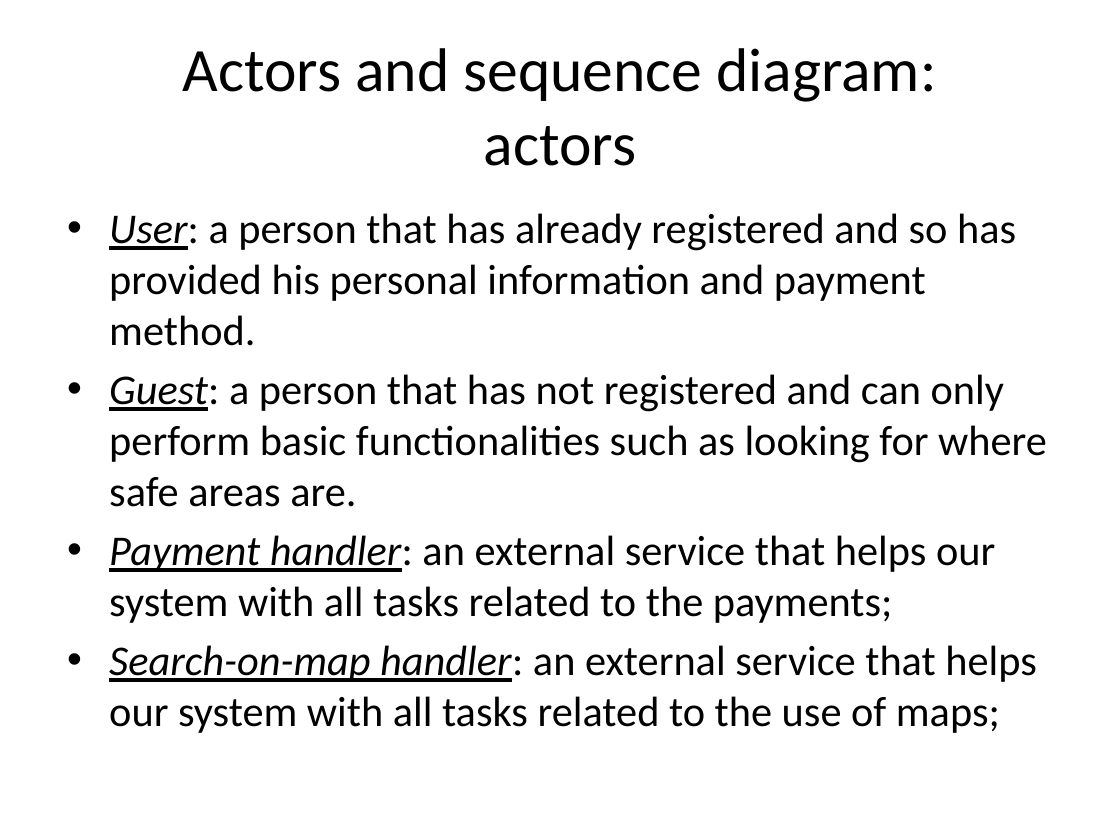
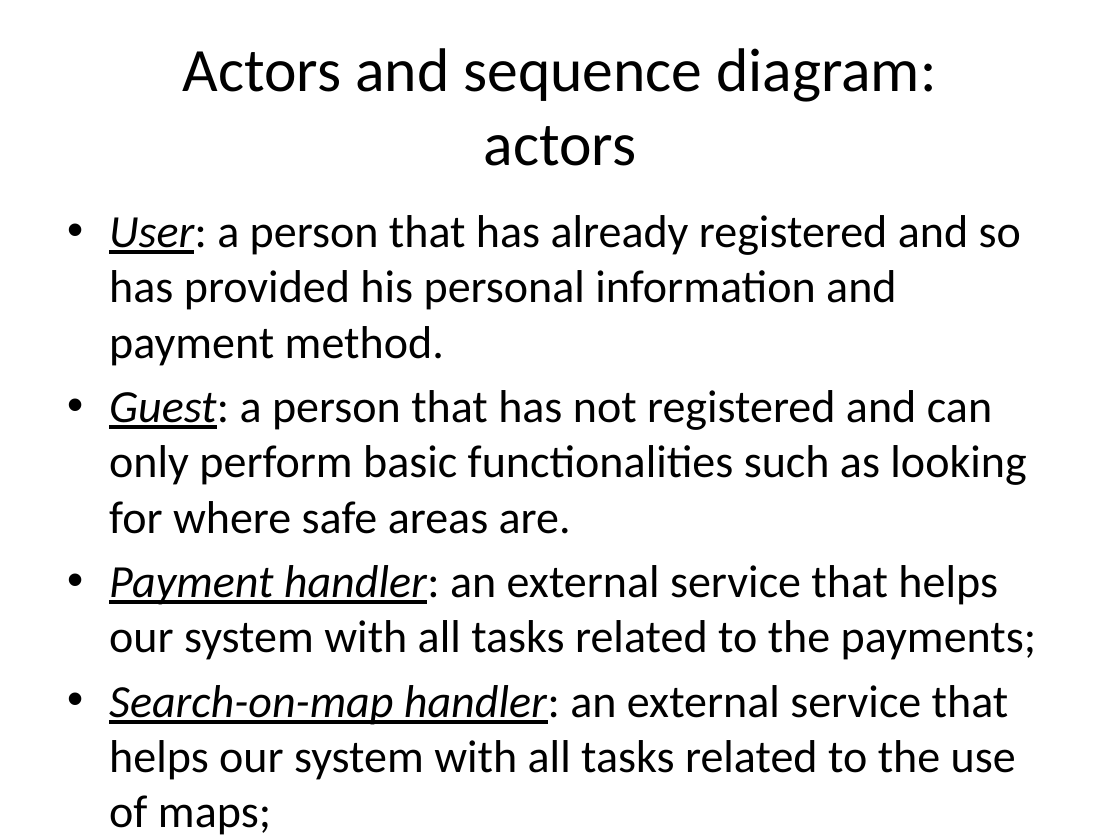
Before and after one commit to cattaneo-riccardo/PowerEnjoy, a slide deck: slide 14 of RASD/presentation/RASD_presentation.pptx. Drawn at 1120x840 pixels with LibreOffice and Linux fonts; fonts in the diff are those of the drawing. Boxes give left, top, right and bottom in pixels: in the first picture for what was removed or moved away, otherwise in the second. Text is boxed around its words. In the diff, an @@ line names an element or a change of style, - is before the commit and + after.

```diff
--- a/RASD/presentation/RASD_presentation.pptx
+++ b/RASD/presentation/RASD_presentation.pptx
@@ text "User: a person that has ..." at <box>109,215,1036,835</box>: size 27.2 to 29.6 pt @@
```
Also in this commit, not shown: 1 other slide changed, 2 other files.
